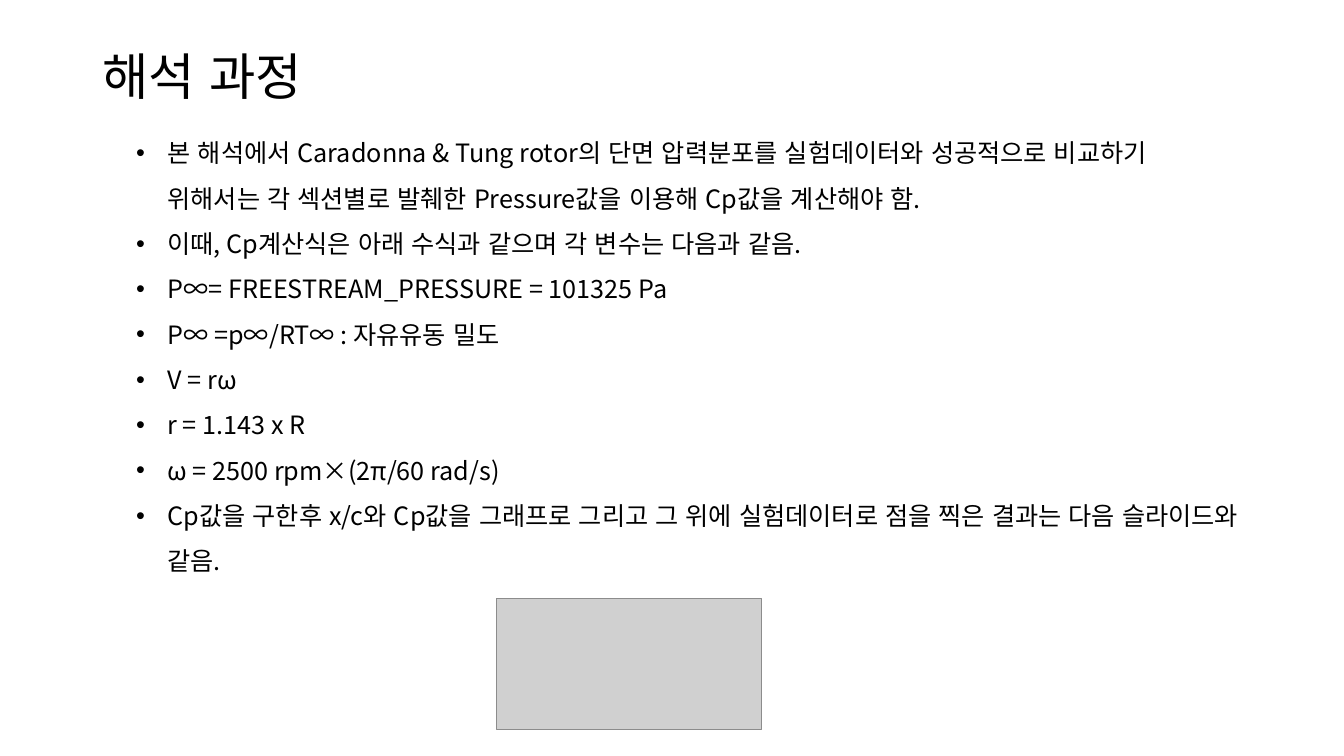
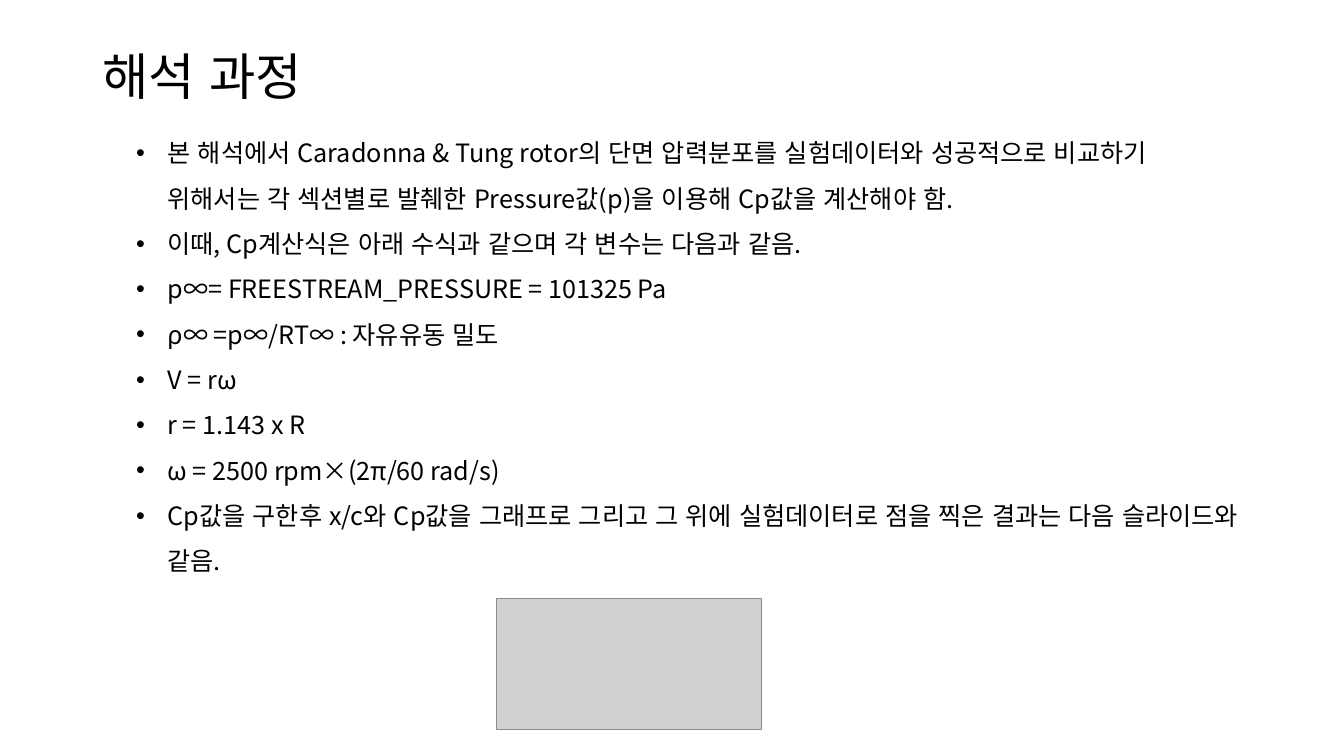
Before and after one commit to YeongukSeo/2021010524_SeoYeongUk, a slide deck: slide 3 of SU2/report#9_2/전산유체해석실습 Report#9.pptx. Drawn at 1344x756 pixels with LibreOffice and Linux fonts; fonts in the diff are those of the drawing; grey boxes stand for pictures. Boxes give left, top, right and bottom in pixels: in the first picture for what was removed or moved away, otherwise in the second. Text is boxed around its words. In the diff, an @@ line names an element or a change of style, - is before the commit and + after.

Commit message:
2021010524_서영욱

```diff
--- a/SU2/report#9_2/전산유체해석실습 Report#9.pptx
+++ b/SU2/report#9_2/전산유체해석실습 Report#9.pptx
@@ text at (168,141,1147,214): text changed @@
-• 본 해석에서 Caradonna & Tung rotor의 단면 압력분포를 실험데이터와 성공적으로 비교하기 위해서는 각 섹션별로 발췌한 Pressure값을 이용해 Cp값을 계산해야 함.
+• 본 해석에서 Caradonna & Tung rotor의 단면 압력분포를 실험데이터와 성공적으로 비교하기 위해서는 각 섹션별로 발췌한 Pressure값(p)을 이용해 Cp값을 계산해야 함.
@@ text at (168,279,667,350): text changed @@
-• P∞= FREESTREAM_PRESSURE = 101325 Pa
-• Ρ∞ =p∞/RT∞ : 자유유동 밀도
+• p∞= FREESTREAM_PRESSURE = 101325 Pa
+• ρ∞ =p∞/RT∞ : 자유유동 밀도
```
